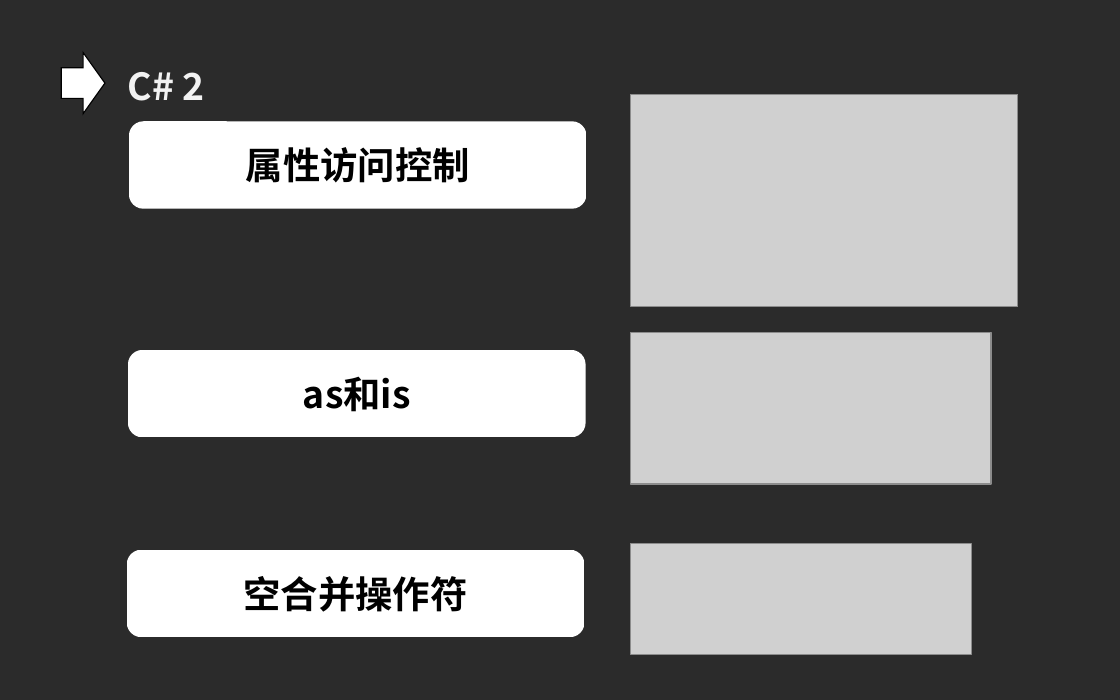
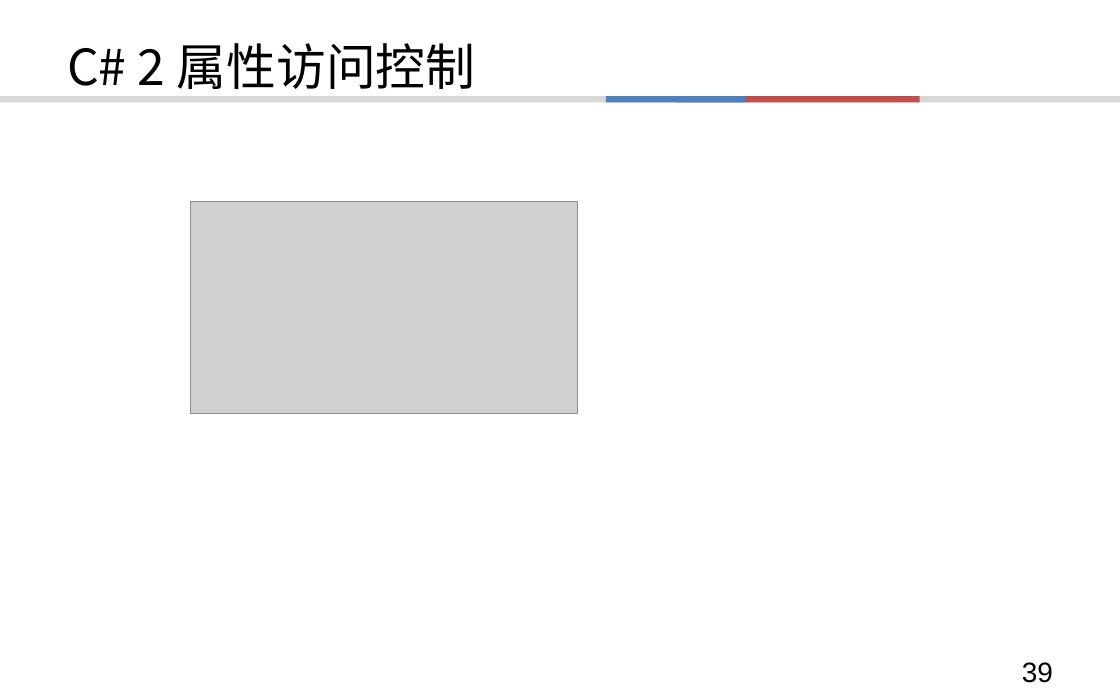
Before and after one commit to TerabyteX/lecture, a slide deck: slide 39 of C#/CsharpEvolution.ppt (slide 32 before the commit). Drawn at 1120x700 pixels with LibreOffice and Linux fonts; fonts in the diff are those of the drawing; grey boxes stand for pictures; background and template pictures are left out; a plain dark background stands for a picture behind light text. Boxes give left, top, right and bottom in pixels: in the first picture for what was removed or moved away, otherwise in the second. Text is boxed around its words. In the diff, an @@ line names an element or a change of style, - is before the commit and + after.

```diff
--- a/C#/CsharpEvolution.ppt
+++ b/C#/CsharpEvolution.ppt
@@ background picture (left out) to #FFFFFF @@
@@ title "C# 2 属性访问控制": place and size @@
-title "C# 2 属性访问控制" at bbox=[129, 121, 587, 208]
+title "C# 2 属性访问控制" at bbox=[67, 43, 476, 89]
@@ title "C# 2 属性访问控制" at bbox=[67, 43, 476, 89]: fill #FFFFFF to none @@
@@ right arrow removed at bbox=[62, 53, 105, 114] @@
@@ title at bbox=[67, 43, 476, 89]: text changed; size 24 to 32 pt; bold off @@
-属性访问控制
+C# 2 属性访问控制
@@ text removed at bbox=[128, 72, 205, 101] @@
-C# 2
@@ rectangle added at bbox=[0, 96, 1120, 103], fill #D8D8D8 @@
@@ rectangle added at bbox=[606, 96, 745, 103], fill #4F81BD @@
@@ rectangle added at bbox=[674, 96, 920, 103], fill #C0504D @@
@@ picture: place and size @@
-picture at bbox=[631, 94, 1018, 307]
+picture at bbox=[190, 202, 578, 414]
@@ rounded rectangle removed at bbox=[128, 351, 586, 438] @@
-as和is
@@ picture removed at bbox=[631, 333, 991, 484] @@
@@ rounded rectangle removed at bbox=[127, 550, 585, 637] @@
-空合并操作符
@@ picture removed at bbox=[631, 544, 971, 655] @@
@@ page number added at bbox=[1022, 662, 1053, 683], 18 pt, text #000000 @@
+39
```
Also in this commit, not shown: 47 other slides changed, 37 slides added, 7 slides removed.
